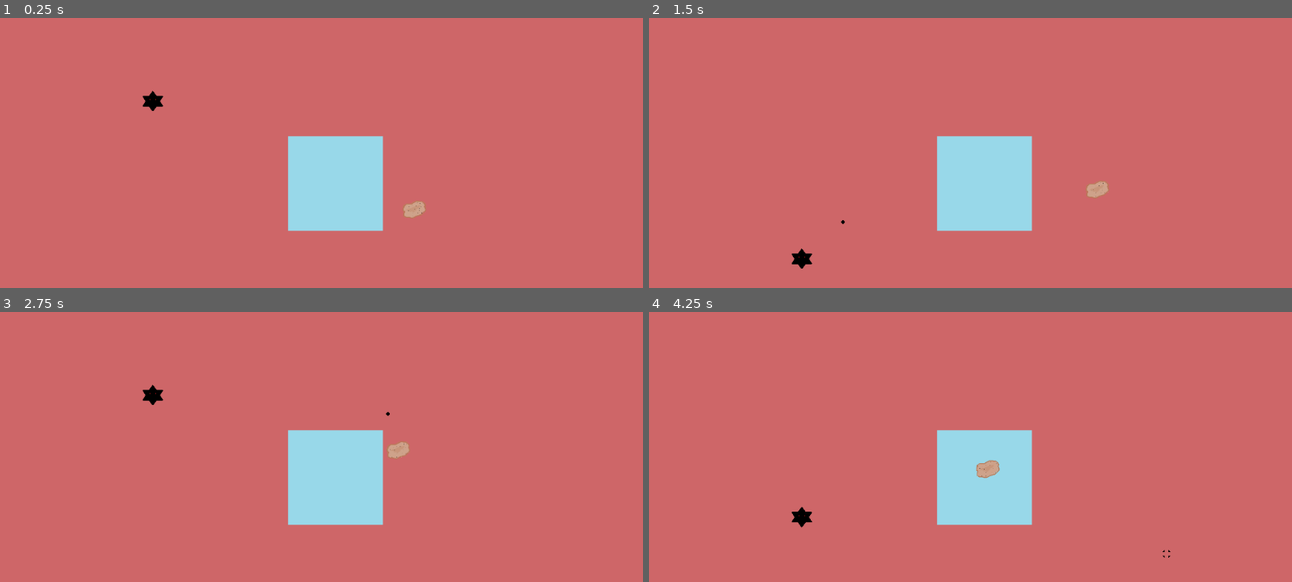
Above: before the commit, frames 1-4 (two rows, left to right).
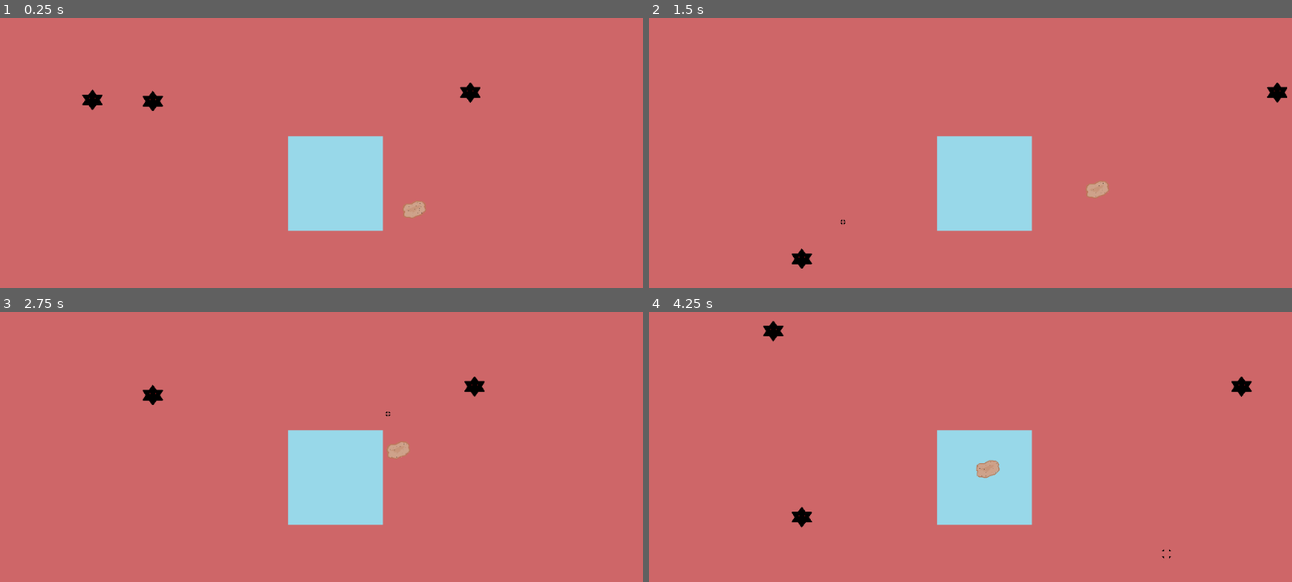
Above: after the commit, the same moments.

Repository: truongaaron/IB2D
Game: Godot game, scene res://Main.tscn
Two runs of this game, one before a commit and one after it. Both use one fixed random seed, a clock stepped at 60 frames per second and the inputs below. This scene is started directly instead of the project's main scene.
Inputs (mouse positions are in pixels of both pictures, inside the frame that each line leads up to):
- Up to frame 1 (0.25 s): no input
- Up to frame 2 (1.5 s): move the mouse to (1111, 185) at 0.52 s; click (1111, 185) at 0.6 s; move the mouse to (841, 223) at 1.27 s; click (841, 223) at 1.35 s
- Up to frame 3 (2.75 s): move the mouse to (385, 414) at 2.02 s; click (385, 414) at 2.1 s
- Up to frame 4 (4.25 s): move the mouse to (938, 573) at 2.77 s; click (938, 573) at 2.85 s; move the mouse to (1169, 555) at 3.52 s; click (1169, 555) at 3.6 s

The runs differ from the first frame. In frame 1, 0.3% of the frame differs, in the area x 12-75%, y 23-35%; in frame 2, 0.2%; in frame 3, 0.2%; in frame 4, 0.3%, in the area x 17-94%, y 3-92%.

Commit message:
Added 2 Enemies, side to side, and circular motion

Diff:
--- a/IceBaneling2D/ClickIndicator.tscn
+++ b/IceBaneling2D/ClickIndicator.tscn
@@ -19,5 +19,5 @@
 [node name="AnimatedSprite" type="AnimatedSprite" parent="."]
 scale = Vector2( 0.22, 0.22 )
 frames = SubResource( 1 )
-frame = 2
+frame = 1
 playing = true
--- a/IceBaneling2D/Enemy.tscn
+++ b/IceBaneling2D/Enemy.tscn
@@ -1,7 +1,8 @@
 [gd_scene load_steps=5 format=2]
 
-[ext_resource path="res://Enemy.gd" type="Script" id=1]
+[ext_resource path="res://EnemyUpDown.gd" type="Script" id=1]
 [ext_resource path="res://Enemy.png" type="Texture" id=2]
+
 
 [sub_resource type="SpriteFrames" id=1]
 animations = [ {
--- /dev/null
+++ b/IceBaneling2D/EnemyCircle.gd
@@ -0,0 +1,22 @@
+extends KinematicBody2D
+
+#export var speed = 3
+export var width = 200
+export var height = 200
+
+var timeCounter = 0
+
+func _process(delta):
+	print(delta)
+	timeCounter += (delta*3) # Speed is hardcoded here
+							 # I Don't know why the global speed variable doesn't work
+
+	var x = cos(timeCounter)
+	var y = sin(timeCounter)
+
+	print(x)
+	print(" ")
+	print(y)
+
+	position.x = (x * width)
+	position.y = (y * height)
--- /dev/null
+++ b/IceBaneling2D/EnemySideToSide.gd
@@ -0,0 +1,25 @@
+extends KinematicBody2D
+
+var direction = Vector2()
+
+const LEFT = Vector2(-1, 0)
+const RIGHT = Vector2(1, 0)
+
+var pos_x = 0
+var initial_pos_x = 0
+
+export var speed = 200
+var velocity = Vector2()
+
+func _ready():
+	pos_x = position.x + 300
+	print(pos_x)
+	initial_pos_x = position.x
+
+func _physics_process(delta):
+	if position.x <= initial_pos_x:
+		velocity = RIGHT
+	elif position.x > pos_x:
+		velocity = LEFT
+
+	move_and_slide(velocity.normalized() * speed)
--- a/IceBaneling2D/Enemy.gd
+++ b/IceBaneling2D/EnemyUpDown.gd
@@ -4,13 +4,11 @@
 
 const UP = Vector2(0, -1)
 const DOWN = Vector2(0, 1)
-const LEFT = Vector2(-1, 0)
-const RIGHT = Vector2(1, 0)
 
 var pos_y = 0
 var initial_pos_y = 0
 
-var speed = 200
+export var speed = 200
 var velocity = Vector2()
 
 func _ready():
@@ -19,7 +17,6 @@
 	initial_pos_y = position.y
 
 func _physics_process(delta):
-	print(position.y , " " ,initial_pos_y)
 	if position.y <= initial_pos_y:
 		velocity = DOWN
 	elif position.y > pos_y:
--- a/IceBaneling2D/Main.tscn
+++ b/IceBaneling2D/Main.tscn
@@ -6,6 +6,8 @@
 [ext_resource path="res://Player.gd" type="Script" id=4]
 [ext_resource path="res://potato.png" type="Texture" id=5]
 [ext_resource path="res://Enemy.tscn" type="PackedScene" id=6]
+[ext_resource path="res://EnemySideToSide.gd" type="Script" id=7]
+[ext_resource path="res://EnemyCircle.gd" type="Script" id=8]
 
 [sub_resource type="RectangleShape2D" id=1]
 extents = Vector2( 74.5262, 74.5263 )
@@ -52,5 +54,13 @@
 
 [node name="Enemy" parent="." instance=ExtResource( 6 )]
 position = Vector2( 241.815, 88.414 )
+
+[node name="Enemy2" parent="." instance=ExtResource( 6 )]
+position = Vector2( 694.36, 124.571 )
+script = ExtResource( 7 )
+
+[node name="Enemy3" parent="." instance=ExtResource( 6 )]
+position = Vector2( 520.309, 412.898 )
+script = ExtResource( 8 )
 [connection signal="body_entered" from="IceFloor" to="Potato" method="_on_IceFloor_body_entered"]
 [connection signal="body_exited" from="IceFloor" to="Potato" method="_on_IceFloor_body_exited"]
Not shown: 1 places in IceBaneling2D/Main.tscn that only renumber resources
